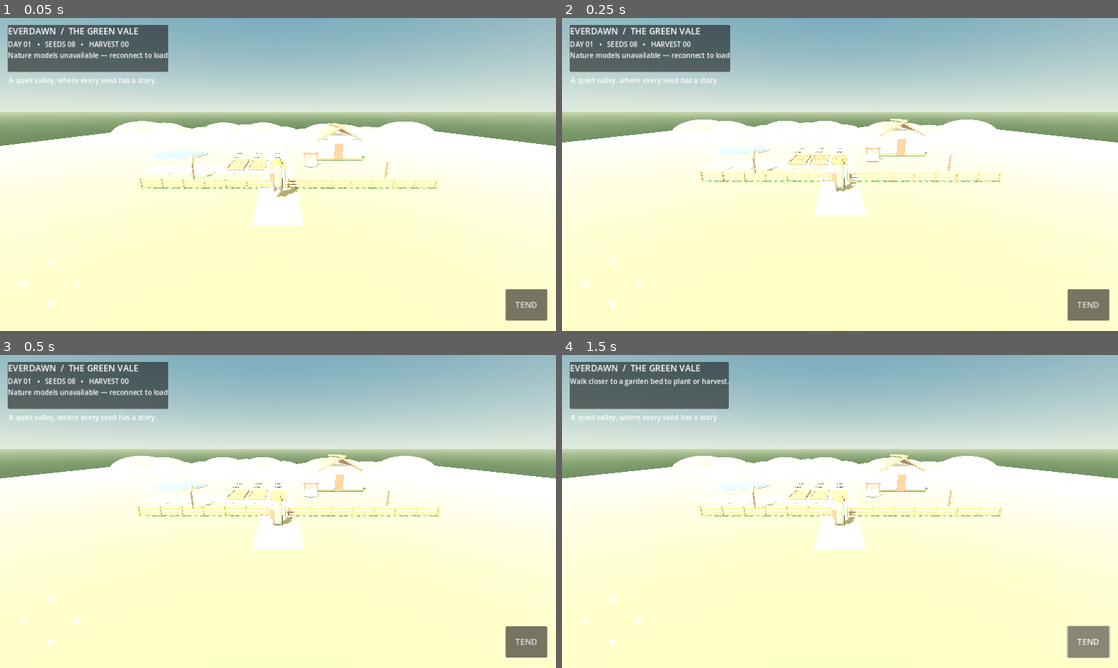
Above: before the commit, frames 1-4 (two rows, left to right).
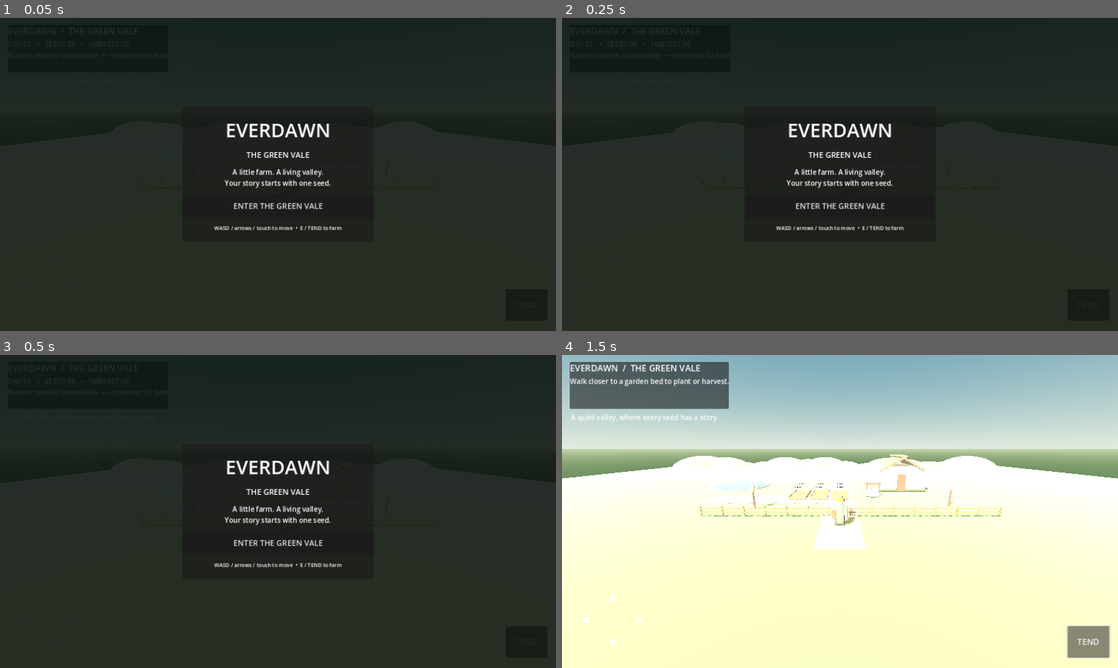
Above: after the commit, the same moments.

Repository: dehornedunikorn/postnukefarm
Game: Godot game, scene res://scenes/main.tscn
Same seed, same stepped clock (60 frames per second), same inputs: the game is played once before the commit and once after it.
Inputs (mouse positions are in pixels of both pictures, inside the frame that each line leads up to):
- Up to frame 1 (0.05 s): no input
- Up to frame 2 (0.25 s): no input
- Up to frame 3 (0.5 s): no input
- Up to frame 4 (1.5 s): click (840, 542) at 0.5 s, where only the run after the commit has a clickable "ENTER THE GREEN VALE"; click "TEND" at 1.25 s

The runs differ from the first frame. In frame 1, 100% of the frame differs, in the area x 0-100%, y 0-100%; in frame 2, 100%; in frame 3, 100%; in frame 4, nothing differs.

Commit message:
Add Quaternius ground flora and a polished Everdawn title screen

Diff:
--- a/game/scripts/world.gd
+++ b/game/scripts/world.gd
@@ -21,6 +21,8 @@
 var model_scenes: Dictionary = {}
 var tree_keys: Array[String] = []
 var bush_keys: Array[String] = []
+var clover_keys: Array[String] = []
+var rock_keys: Array[String] = []
 var model_load_status := "Loading the valley's living art..."
 var load_count := 0
 var model_root: Node3D
@@ -235,19 +237,28 @@
             category = "tree"
         elif filename.contains("bush") or filename.contains("shrub"):
             category = "bush"
+        elif filename.contains("clover") or filename.contains("flower"):
+            category = "clover"
+        elif filename.contains("rock"):
+            category = "rock"
         if category == "": continue
         var packed := ResourceLoader.load(path) as PackedScene
         if packed == null: continue
-        var key: String = category + "_" + str(tree_keys.size() if category == "tree" else bush_keys.size())
+        var index := tree_keys.size() if category == "tree" else bush_keys.size() if category == "bush" else clover_keys.size() if category == "clover" else rock_keys.size()
+        var key: String = category + "_" + str(index)
         model_scenes[key] = packed
         if category == "tree":
             tree_keys.append(key)
-        else:
+        elif category == "bush":
             bush_keys.append(key)
+        elif category == "clover":
+            clover_keys.append(key)
+        elif category == "rock":
+            rock_keys.append(key)
 
     if tree_keys.size() > 0:
         _populate_quaternius_forest()
-        model_load_status = "Quaternius CC0 nature: %d tree types, %d bush types" % [tree_keys.size(), bush_keys.size()]
+        model_load_status = "Quaternius nature: %d trees · %d bushes · %d clovers · %d rocks" % [tree_keys.size(), bush_keys.size(), clover_keys.size(), rock_keys.size()]
         update_hud()
         return
 
@@ -307,17 +318,30 @@
         var key: String = tree_keys[i % tree_keys.size()]
         _spawn_model(key, placements[i], [1.15, 1.35, 1.0, 1.25][i % 4], float(i) * 0.61)
     if not bush_keys.is_empty():
-        for i in range(24):
+        for i in range(28):
             var x := randf_range(-23, 24)
             var z := randf_range(-24, 26)
             if abs(x) < 13 and abs(z) < 13: continue
             var bush_key: String = bush_keys[i % bush_keys.size()]
             _spawn_model(bush_key, Vector3(x, 0, z), randf_range(0.55, 0.9), randf_range(0.0, TAU))
+    if not clover_keys.is_empty():
+        for i in range(42):
+            var x := randf_range(-26, 26)
+            var z := randf_range(-26, 26)
+            if abs(x) < 9 and abs(z) < 9: continue
+            var clover_key: String = clover_keys[i % clover_keys.size()]
+            _spawn_model(clover_key, Vector3(x, 0, z), randf_range(0.45, 0.8), randf_range(0.0, TAU))
+    if not rock_keys.is_empty():
+        var rock_spots := [Vector3(-20,0,-8), Vector3(-14,0,-13), Vector3(-21,0,-14), Vector3(23,0,-15), Vector3(29,0,-8), Vector3(21,0,19), Vector3(-25,0,19), Vector3(14,0,29)]
+        for i in range(rock_spots.size()):
+            var rock_key: String = rock_keys[i % rock_keys.size()]
+            _spawn_model(rock_key, rock_spots[i], randf_range(0.7, 1.25), randf_range(0.0, TAU))
 func _build_player() -> void:
     player = CharacterBody3D.new()
     player.set_script(PLAYER_SCRIPT)
     player.position = Vector3(0, 0.9, 10)
     add_child(player)
+    player.set_physics_process(false)
 
 func _build_ui() -> void:
     var layer := CanvasLayer.new()
@@ -359,6 +383,50 @@
     action.pressed.connect(_interact_nearby)
     layer.add_child(action)
 
+    var menu := ColorRect.new()
+    menu.name = "TitleScreen"
+    menu.color = Color(0.035, 0.065, 0.045, 0.88)
+    menu.set_anchors_and_offsets_preset(Control.PRESET_FULL_RECT)
+    layer.add_child(menu)
+    var card := PanelContainer.new()
+    card.set_anchors_preset(Control.PRESET_CENTER)
+    card.position = Vector2(-220, -155)
+    card.custom_minimum_size = Vector2(440, 310)
+    menu.add_child(card)
+    var menu_stack := VBoxContainer.new()
+    menu_stack.alignment = BoxContainer.ALIGNMENT_CENTER
+    menu_stack.add_theme_constant_override("separation", 14)
+    card.add_child(menu_stack)
+    var game_title := Label.new()
+    game_title.text = "EVERDAWN"
+    game_title.horizontal_alignment = HORIZONTAL_ALIGNMENT_CENTER
+    game_title.add_theme_font_size_override("font_size", 44)
+    menu_stack.add_child(game_title)
+    var subtitle := Label.new()
+    subtitle.text = "THE GREEN VALE"
+    subtitle.horizontal_alignment = HORIZONTAL_ALIGNMENT_CENTER
+    subtitle.add_theme_font_size_override("font_size", 18)
+    menu_stack.add_child(subtitle)
+    var story := Label.new()
+    story.text = "A little farm. A living valley.\nYour story starts with one seed."
+    story.horizontal_alignment = HORIZONTAL_ALIGNMENT_CENTER
+    story.add_theme_font_size_override("font_size", 16)
+    menu_stack.add_child(story)
+    var start_button := Button.new()
+    start_button.text = "ENTER THE GREEN VALE"
+    start_button.custom_minimum_size = Vector2(0, 54)
+    start_button.add_theme_font_size_override("font_size", 18)
+    menu_stack.add_child(start_button)
+    start_button.pressed.connect(func() -> void:
+        menu.queue_free()
+        player.set_physics_process(true)
+    )
+    var controls := Label.new()
+    controls.text = "WASD / arrows / touch to move  •  E / TEND to farm"
+    controls.horizontal_alignment = HORIZONTAL_ALIGNMENT_CENTER
+    controls.add_theme_font_size_override("font_size", 12)
+    menu_stack.add_child(controls)
+
 func _touch_button(parent: Control, caption: String, pos: Vector2, action: String) -> void:
     var b := TouchScreenButton.new()
     b.position = pos
